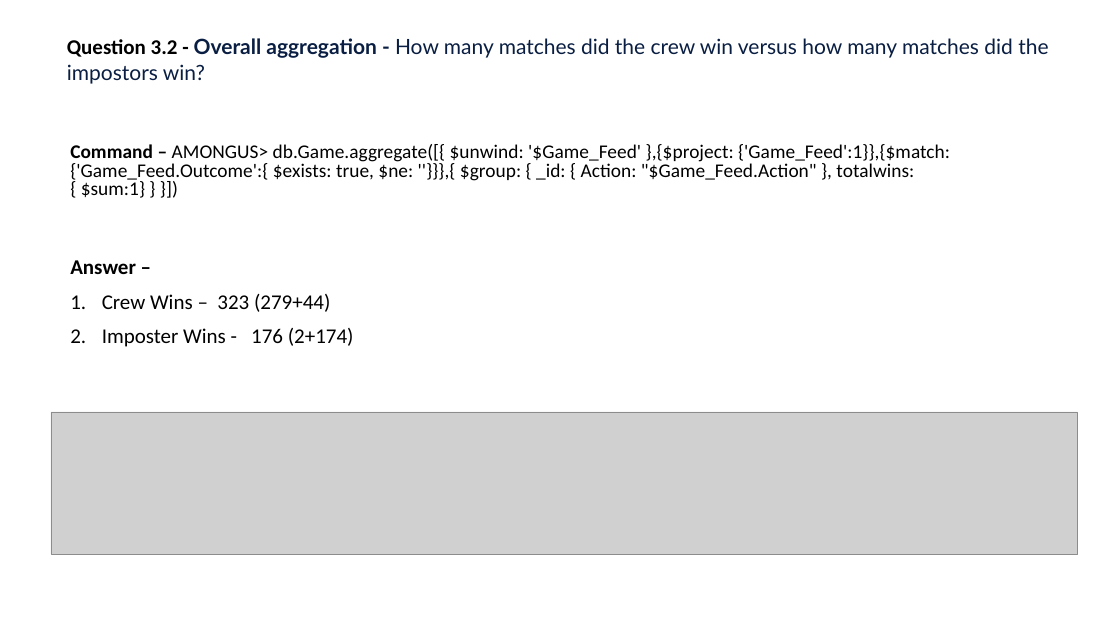
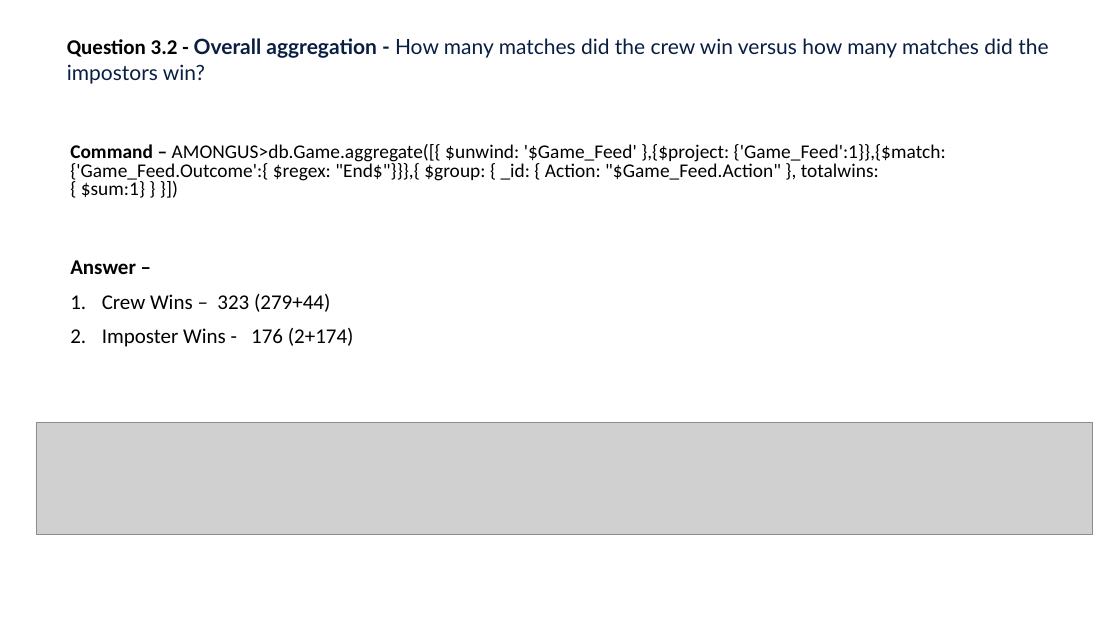
Before and after one commit to ballurai/AmongUSMongoDB-1, a slide deck: slide 12 of AmongUS Assignment.pptx. Drawn at 1120x630 pixels with LibreOffice and Linux fonts; fonts in the diff are those of the drawing; grey boxes stand for pictures. Boxes give left, top, right and bottom in pixels: in the first picture for what was removed or moved away, otherwise in the second. Text is boxed around its words. In the diff, an @@ line names an element or a change of style, - is before the commit and + after.

Commit message:
AmongUS assignment - added section 3.3 commit

```diff
--- a/AmongUS Assignment.pptx
+++ b/AmongUS Assignment.pptx
@@ text at (x1=70, y1=144, x2=946, y2=198): text changed @@
-Command – AMONGUS> db.Game.aggregate([{ $unwind: '$Game_Feed' },{$project: {'Game_Feed':1}},{$match:{'Game_Feed.Outcome':{ $exists: true, $ne: ''}}},{ $group: { _id: { Action: "$Game_Feed.Action" }, totalwins: { $sum:1} } }])
+Command – AMONGUS>db.Game.aggregate([{ $unwind: '$Game_Feed' },{$project: {'Game_Feed':1}},{$match:{'Game_Feed.Outcome':{ $regex: "End$"}}},{ $group: { _id: { Action: "$Game_Feed.Action" }, totalwins: { $sum:1} } }])
@@ picture resized from (x1=51, y1=412, x2=1078, y2=554) to (x1=37, y1=422, x2=1093, y2=534) @@
```
Also in this commit, not shown: 1 other slide changed, 2 slides added.
